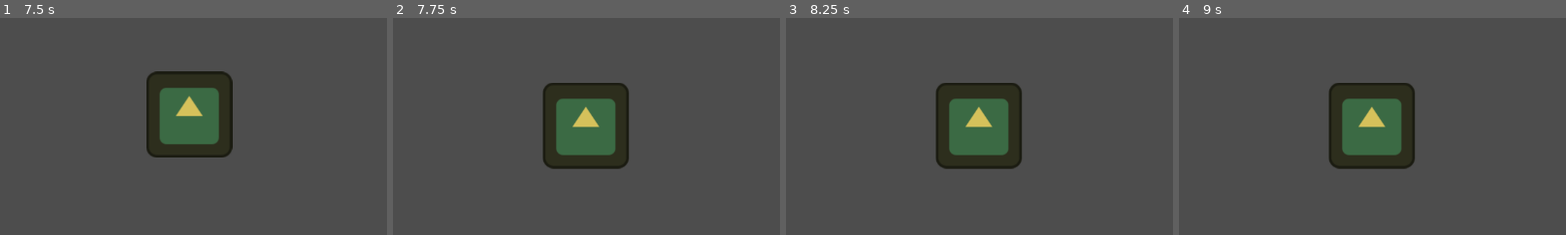
Above: before the commit, frames 1-4 (left to right).
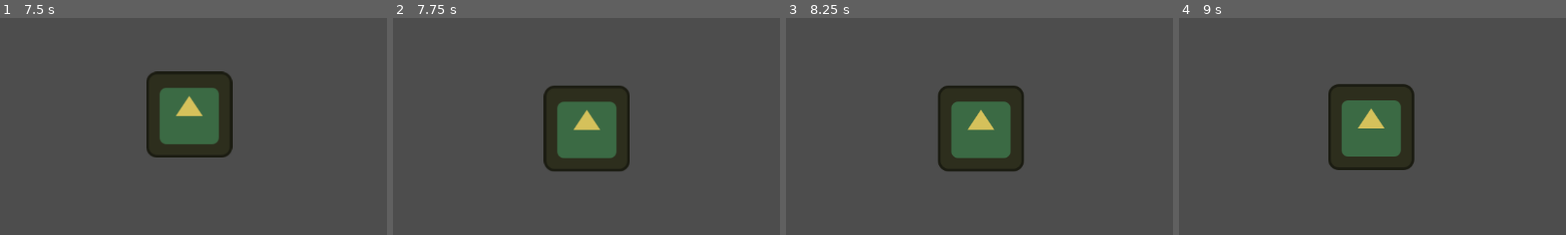
Above: after the commit, the same moments.

Repository: arthurnog/cordelProject
Game: Godot game, scene res://nodes/sample_scene.tscn
The game is run twice, just before and just after one commit, with the same random seed, the same clock (stepped at 60 frames per second) and the same inputs. The engine's default icon, where the game draws it, is replaced by a stand-in: a white triangle on a blue panel in a dark square.
Inputs:
- Up to frame 1 (7.5 s): tap Enter at 0.5, 2, 3.5 s; hold Up (p_up) 0.53-2.03 s; tap Z (p_attack) every 0.75 s from 0.6 to 7.35 s; tap Space (p_jump) at 0.77, 1.25, 1.52, 2.75, 3.02, 3.77, 4.25, 4.52, 6.02, 6.77 s; hold Left (p_left) 2.03-3.53 s; hold Down (p_down) 3.53-4.28 s; hold Right (p_right) 4.28-5.03 s; hold Up (p_up) 5.03-5.78 s; hold Right (p_right) from 5.78 s (still down)
- Up to frame 2 (7.75 s): keep holding Right (p_right); tap Space (p_jump) at 7.52 s
- Up to frame 3 (8.25 s): release Right (p_right) at 8.03 s; hold Down (p_down) from 8.03 s (still down); tap Z (p_attack) at 8.1 s
- Up to frame 4 (9 s): release Down (p_down) at 8.78 s; hold Left (p_left) from 8.78 s (still down); tap Z (p_attack) at 8.85 s
The pictures show only the part of the screen within x 6-56%, y 47-97%; the shares and areas given below are measured in that part.

Frame 1 is identical in both runs. In frame 2, 1.6% of the frame differs, in the area x 38-62%, y 29-71%; in frame 3, 2.0%; in frame 4, 0.7%.
Error after the commit: Invalid operands 'Vector2' and 'float' in operator '<='. (res://scripts/states/minion/minion_idle_state.gd:18)

Commit message:
Add minion minimum distance to player

Diff:
--- a/scripts/minion.gd
+++ b/scripts/minion.gd
@@ -4,4 +4,6 @@
 
 @export var movement: MovementModule
 
+@export var minimum_distance_to_player: float = 10.0
+
 @onready var player: Player = get_parent().get_node("Player")
--- a/scripts/states/minion/minion_idle_state.gd
+++ b/scripts/states/minion/minion_idle_state.gd
@@ -14,8 +14,8 @@
 	var difference = target_position - body.global_position
 	var distance = difference.length()
 	direction = difference.normalized()
-
-	if distance < 5.0:
+	var distance_to_player = body.player.position - body.position
+	if distance_to_player <= body.minimum_distance_to_player or distance < 5.0:
 		transition.emit(self, "wait")
 
 func physics_update(delta: float) -> void:
--- a/scripts/states/minion/minion_wait_state.gd
+++ b/scripts/states/minion/minion_wait_state.gd
@@ -8,5 +8,11 @@
 	get_tree().create_timer(5.0).timeout.connect(timer_end)
 	body.movement.move(Vector2.ZERO, 0.0) # Reset body velocity
 
+func update(delta: float) -> void:
+	var distance_to_player = (body.position - body.player.position).length()
+
+	if distance_to_player < body.minimum_distance_to_player:
+		transition.emit(self, "idle") # TODO: Replace with attack state
+
 func timer_end() -> void:
 	transition.emit(self, "idle")
